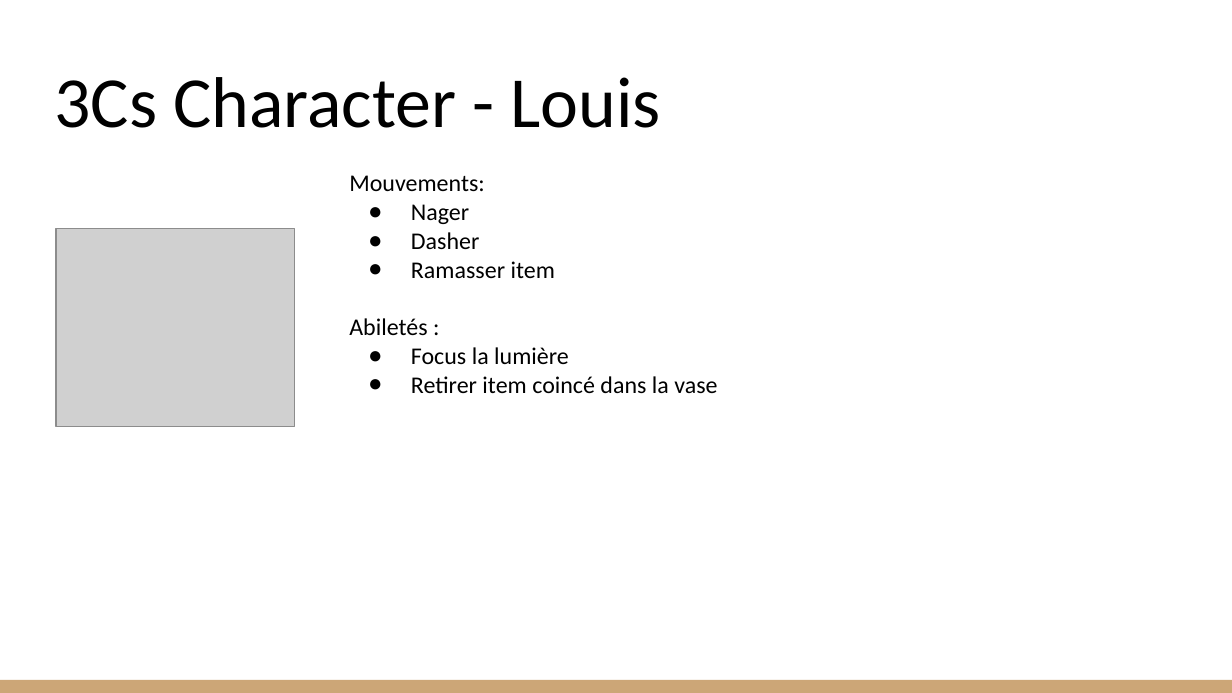
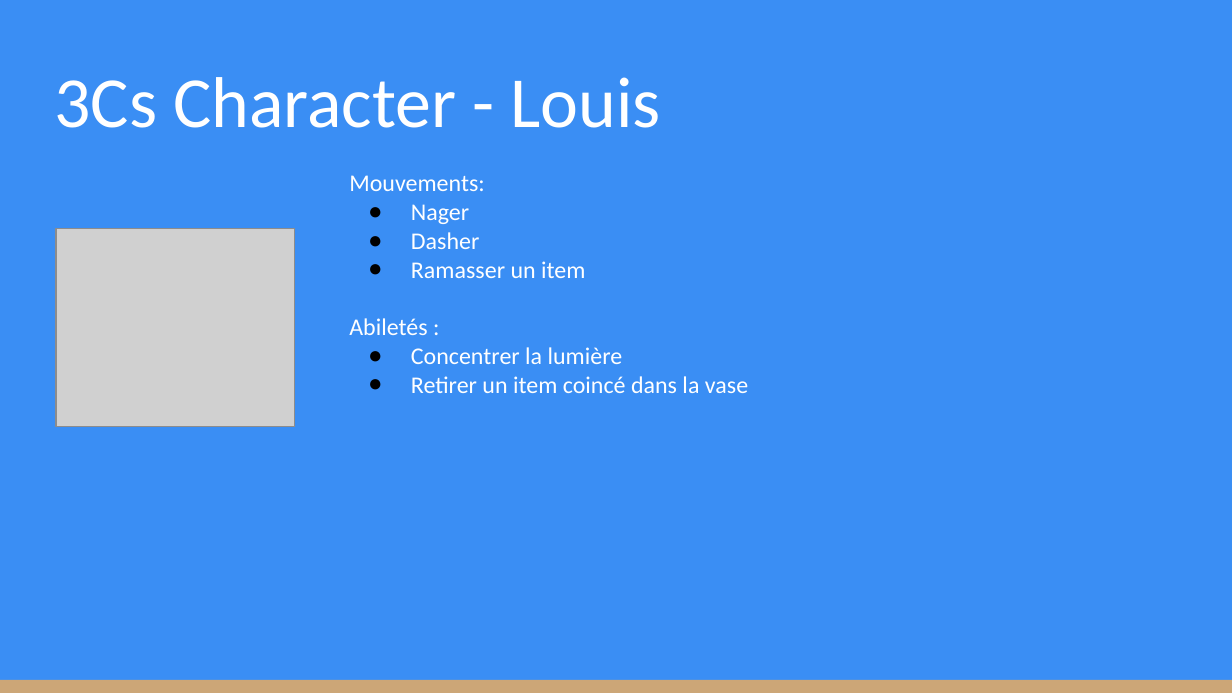
Before and after one commit to KevinBachelierBart/TPGeneraux, a slide deck: slide 12 of Bachelier_Kevin_SintaZaranie.pptx. Drawn at 1232x693 pixels with LibreOffice and Linux fonts; fonts in the diff are those of the drawing; grey boxes stand for pictures. Boxes give left, top, right and bottom in pixels: in the first picture for what was removed or moved away, otherwise in the second. Text is boxed around its words. In the diff, an @@ line names an element or a change of style, - is before the commit and + after.

```diff
--- a/Bachelier_Kevin_SintaZaranie.pptx
+++ b/Bachelier_Kevin_SintaZaranie.pptx
@@ background #FFFFFF to #3A8EF4 @@
@@ title "3Cs Character - Louis" at box(54, 77, 661, 128): text colour #000000 to #FFFFFF @@
@@ text at box(349, 175, 485, 335): text colour #000000 to #FFFFFF in "Mouvements:", "Nager", "Dasher", "Abiletés :" @@
@@ text at box(411, 261, 585, 278): text changed; text colour #000000 to #FFFFFF @@
-● Ramasser item
+● Ramasser un item
@@ text at box(411, 347, 748, 393): text changed; text colour #000000 to #FFFFFF @@
-● Focus la lumière
-● Retirer item coincé dans la vase
+● Concentrer la lumière
+● Retirer un item coincé dans la vase
```
Also in this commit, not shown: 2 other slides changed, 11 slides added, 2 slides removed.
